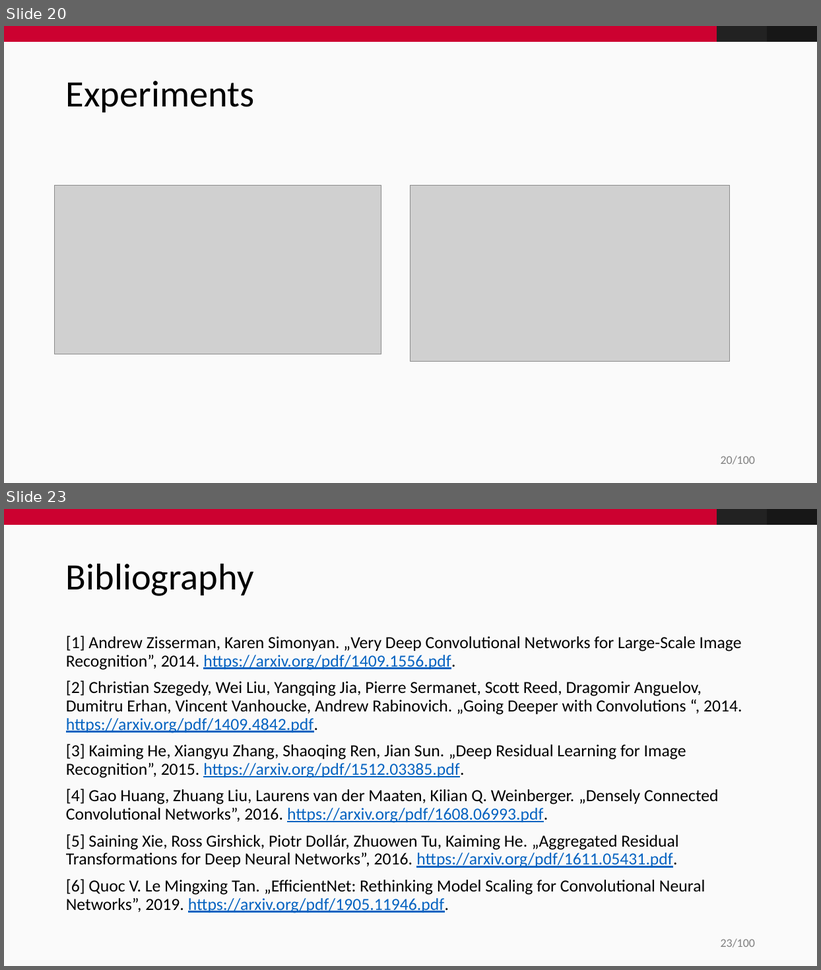
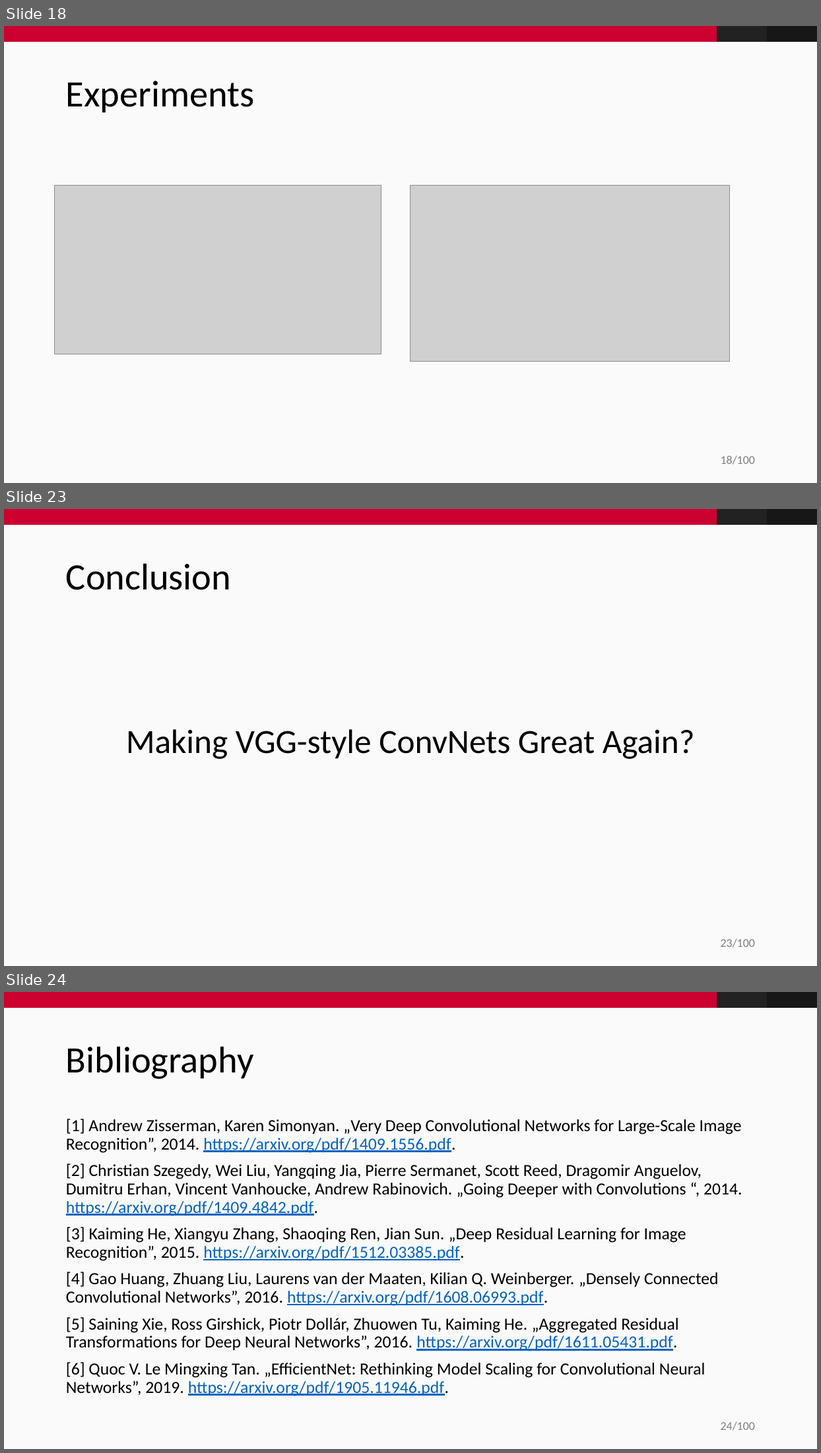
Before and after one commit to fidsusj/CVDL-Seminar, a slide deck: presentation/presentation.pptx. Shown one above the other, each under a label of ours: slides 20 and 23 before the commit, slides 18, 23 and 24 after it; the slides between them are not shown. The pictures are 821x970 and 821x1453 pixels, drawn with LibreOffice and Linux fonts; fonts in the diff are those of the drawing; grey boxes stand for pictures; background and template pictures are left out. Boxes give left, top, right and bottom in pixels: in the first picture for what was removed or moved away, otherwise in the second. Text is boxed around its words. In the diff, an @@ line names an element or a change of style, - is before the commit and + after.

Commit message:
added experiments, strength and weaknesses and conclusion

```diff
--- a/presentation/presentation.pptx
+++ b/presentation/presentation.pptx
@@ slide 23 added at <box>4,509,817,966</box>, background #FAFAFA; not listed: 4 template elements that a slide beside it also shows @@
@@ title added at <box>66,563,231,590</box>, 44 pt, text #000000 @@
+Conclusion
@@ text added at <box>126,729,695,759</box>, 40 pt, text #000000 @@
+Making VGG-style ConvNets Great Again?
@@ what was slide 20 is now slide 18 @@
@@ page number at <box>721,456,755,465</box>: text changed @@
-20/100
+18/100
@@ what was slide 23 is now slide 24 @@
@@ page number at <box>721,1422,755,1431</box>: text changed @@
-23/100
+24/100
```
Also in this commit, not shown: 3 slides changed, 2 other slides added, 2 slides removed.
